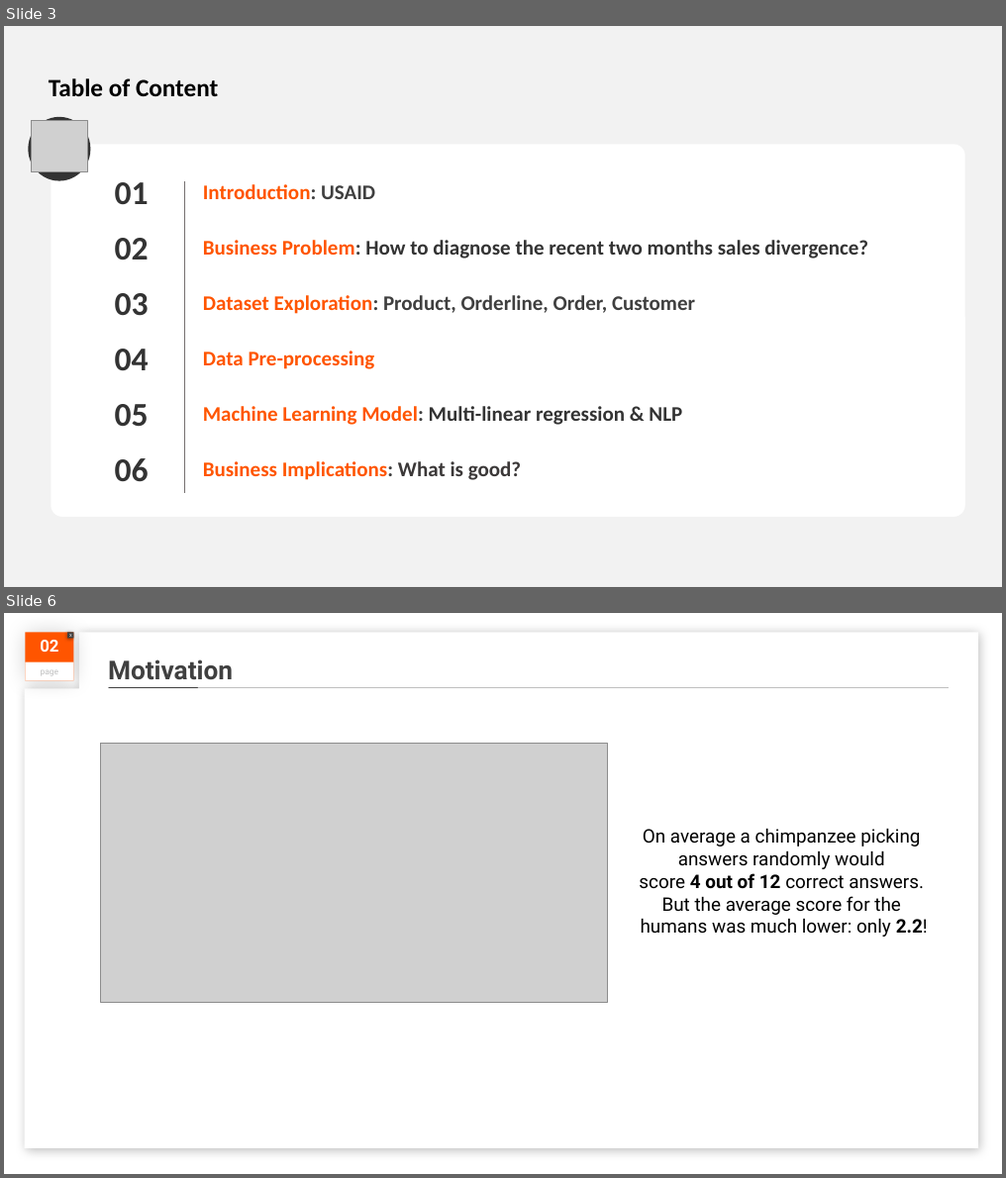
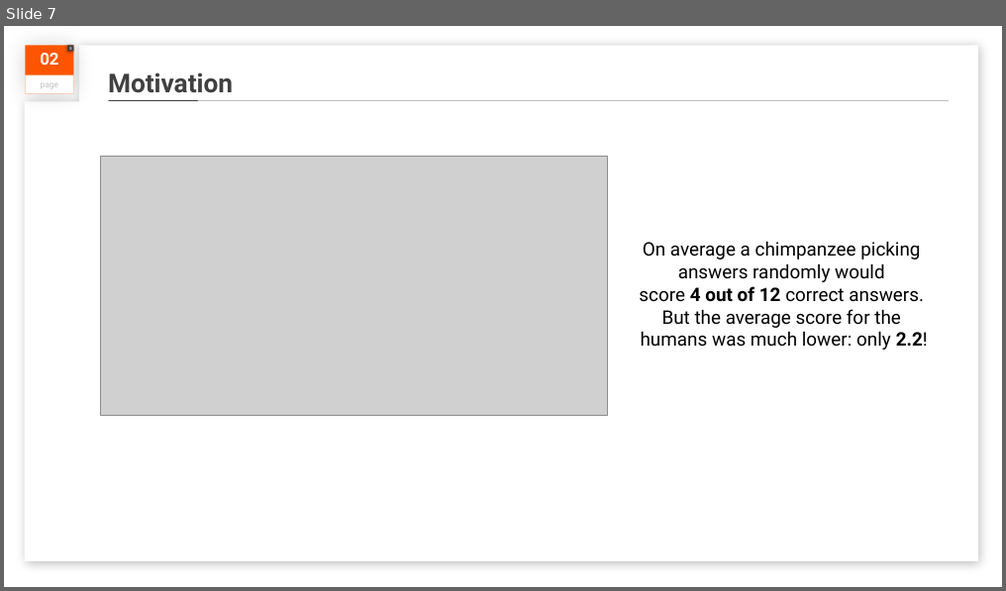
Before and after one commit to hej6853/Rowdy_Rooster_Project3, a slide deck: Factfulness_FINAL.pptx. Shown one above the other, each under a label of ours: slides 3 and 6 before the commit, slide 7 after it; the slides between them are not shown. The pictures are 1006x1178 and 1006x591 pixels, drawn with LibreOffice and Linux fonts; fonts in the diff are those of the drawing; grey boxes stand for pictures. Boxes give left, top, right and bottom in pixels: in the first picture for what was removed or moved away, otherwise in the second. Text is boxed around its words. In the diff, an @@ line names an element or a change of style, - is before the commit and + after.

```diff
--- a/Factfulness_FINAL.pptx
+++ b/Factfulness_FINAL.pptx
@@ slide 3 removed at box(4, 26, 1002, 587), background #F2F2F2 @@
@@ text removed at box(49, 78, 218, 96) @@
-Table of Content
@@ ellipse removed at box(28, 116, 90, 181) @@
@@ picture removed at box(31, 121, 87, 173) @@
@@ rounded rectangle removed at box(52, 144, 966, 517) @@
@@ group removed at box(115, 181, 868, 493): 12 texts, 1 line @@
-01
-Introduction: USAID
-Dataset Exploration: Product, Orderline, Order, Customer
-Business Implications: What is good?
-02
-03
-04
-05
-06
-Business Problem: How to diagnose the recent two months sales divergence?
-Data Pre-processing
-Machine Learning Model: Multi-linear regression & NLP
@@ what was slide 6 is now slide 7 @@
```
Also in this commit, not shown: 5 slides changed, 2 slides added, 4 other files.
